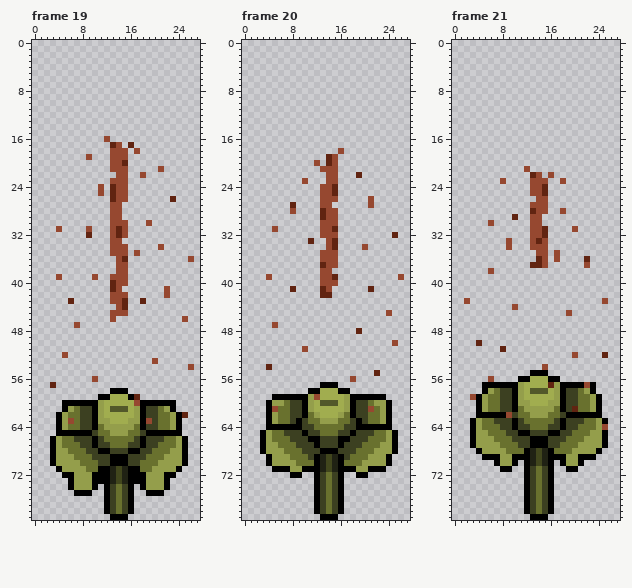
One commit to this pixel-art file: Game Arts/Ase Files/PlantBig_Squirt.ase. Above, as it was before the edit.
28x80 pixels, 24 frames. Shown: frame 19, frame 20, frame 21. The commit also changed other frames, which this record leaves out.
Now the later version:
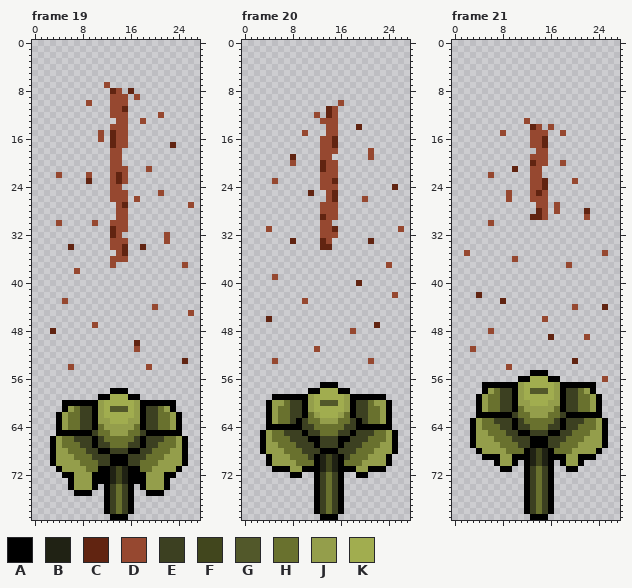
Palette (. is transparent): A #000000  B #202214  C #612411  D #964830  E #3c4021  F #41461d  G #52582a  H #69712e  J #949e4b  K #a1ad4f
Log entry: Plant bitti sonunda...sanırım
Diff:
Changed rows in their new state; - is an unchanged pixel.
Frame 19, layer "Layer 2":
first column x 3:
 7 ---------D--------------
 8 ----------CD-C----------
 9 ----------DDD-D---------
10 ------D---DDD-----------
11 ----------DDC-----------
12 ----------DDD-----D-----
13 -----------DD--D--------
14 ----------DDD-----------
15 --------D-CDD-----------
16 --------D.CDD-----------
17 ------------D.------C---
18 ------------.-.---------
19 ------.-----.-----------
20 ------------.-----------
21 ----------------D-.-----
22 -D----D---DC---.--------
23 ------C----C------------
24 --------.-D-.-----------
25 --------.-D-------D-----
26 ----------D---D-----.---
27 ----------.-C----------D
28 ----------.-D-----------
29 ----------.-D-----------
30 -D-----D--------.-------
31 -.----.---CD------------
32 ------.---CD.------D----
33 ------------D------D----
34 ---C--------C--C--.-----
35 ----------.-C-.---------
36 ----------D-D----------.
37 ----------D..---------D-
38 ----D------..-----------
39 -.-----.--...-----------
40 ----------...-----------
41 ----------..-------.----
42 ----------...------.----
43 --D.------...--.--------
44 -----------..----D------
45 ----------...----------D
46 ----------.-----------.-
47 ----.--D----------------
48 C-----------------------
50 --------------C---------
51 --------------D---------
52 --.---------------------
53 -----------------.----C-
54 ---D------------D------.
56 -------.----------------
57 .-----------------------
59 --------------A---------
60 --------------J---------
62 ----------------------.-
63 ---H------------E-------
Frame 20, layer "Layer 2":
first column x 4:
10 ------------D----------
11 ----------CD-----------
12 --------D-CD-----------
13 ---------DDD-----------
14 ----------DD---C-------
15 ------D---DD-----------
16 ---------DDC-----------
17 ---------DDC-----------
18 ---------DDD.----D-----
19 ----C----DD.-----D-----
20 ----D---.CD------------
21 ---------C-------------
22 ---------D-----.-------
23 -D----.--D-C-----------
24 -----------D---------C-
25 -------C-.-------------
26 ---------.-C----D.-----
27 ----.------D-----.-----
28 ----.----D-------------
30 -----------.-----------
31 D.--------------------D
32 ---------------------.-
33 ----C--.-C-.-----C-----
34 ---------CC.----.------
35 ---------...-----------
36 ---------...-----------
37 ---------...--------D--
38 ---------..------------
39 .D-------...----------.
40 ---------...---C-------
41 ----.----..------.-----
42 ---------..----------D-
43 ------D----------------
45 --------------------.--
46 C----------------------
47 -.----------------C----
48 --------------D.-------
50 ---------------------.-
51 ------.-D--------------
53 -D---------------D-----
54 .----------------------
55 ------------------.----
56 --------------.--------
59 --------K--------------
61 -J---------------H-----
Frame 21, layer "Layer 2":
first column x 2:
13 ----------D-------------
14 -----------CD-D---------
15 ------D----DDD--D-------
16 -----------DDC----------
17 -----------DDC----------
18 ------------DD----------
19 -----------DDD----------
20 -----------CDD--D-------
21 --------C-.DD-----------
22 ----D------D--.---------
23 ------.------C--.-D-----
25 -------D----CD----------
26 -------D---D------------
27 -----------.---D--------
28 -----------.C--D.---C---
29 --------.--CCD------D---
30 -----------..-----------
31 -----------...----.-----
32 -----------...----------
33 -------.---...----------
34 -------.---...----------
35 D-----------..-.-------D
36 --------D---..-.----.---
37 -----------...---D--.---
38 ----.-------------------
first column x 2:
42 --C---------------------
43 .-----C----------------.
44 --------.---------D----C
45 -----------------.------
46 -------------D----------
48 ----D-------------------
49 --------------C-----D---
50 --.---------------------
51 -D----.-----------------
52 ------------------.----.
53 ------------------C-----
54 -------D-----.----------
56 ----.------------------D
57 --------------K-----A---
59 -.----------------------
61 ------------------E-----
62 -------A----------------
64 -----------------------A
